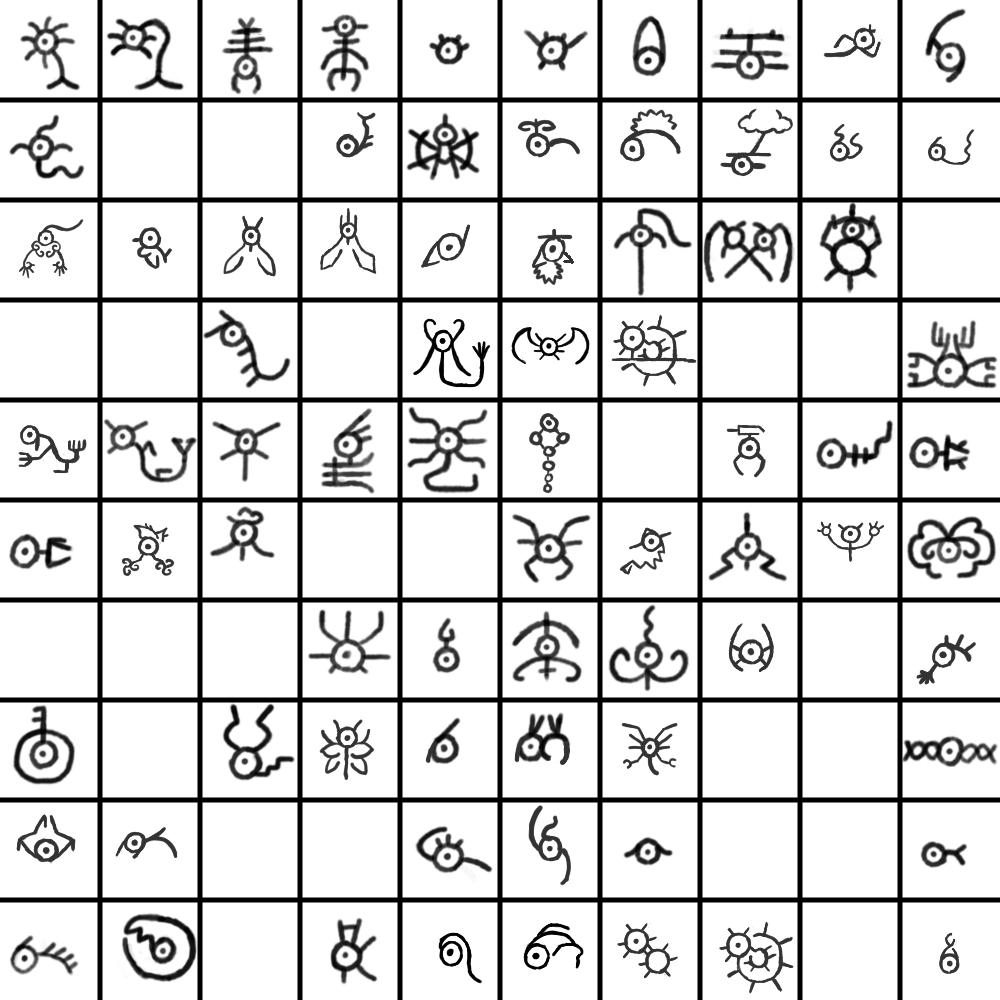
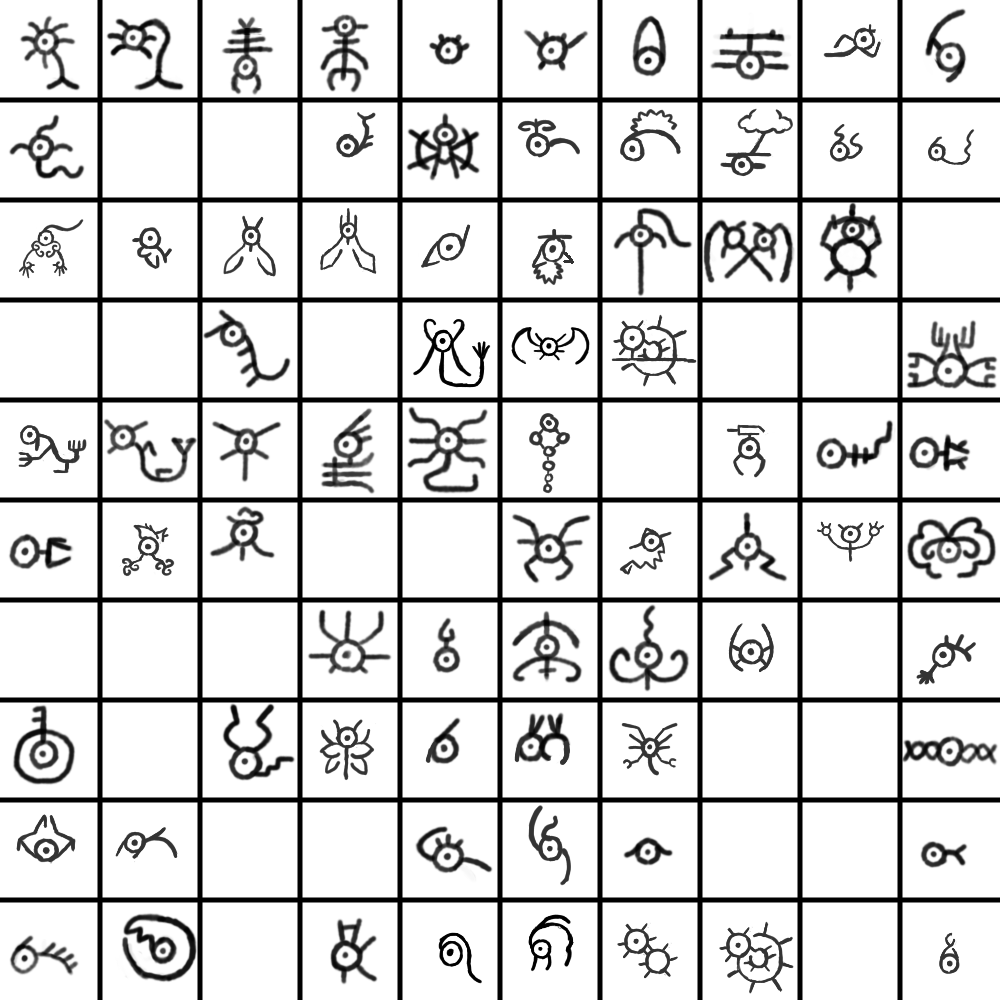
Comparing the layer stacks of the two 1000px x 1000px images. Changes:
painted on "Paint Layer 1" over [left=523, top=914, right=584, bottom=972]
